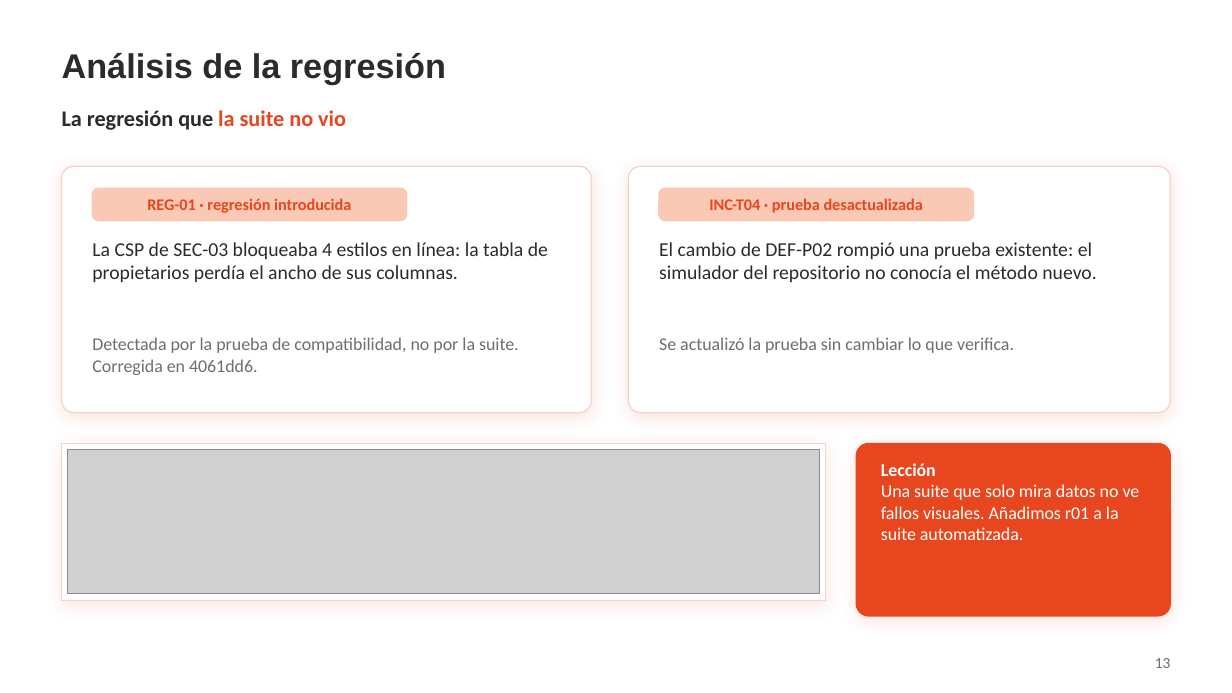
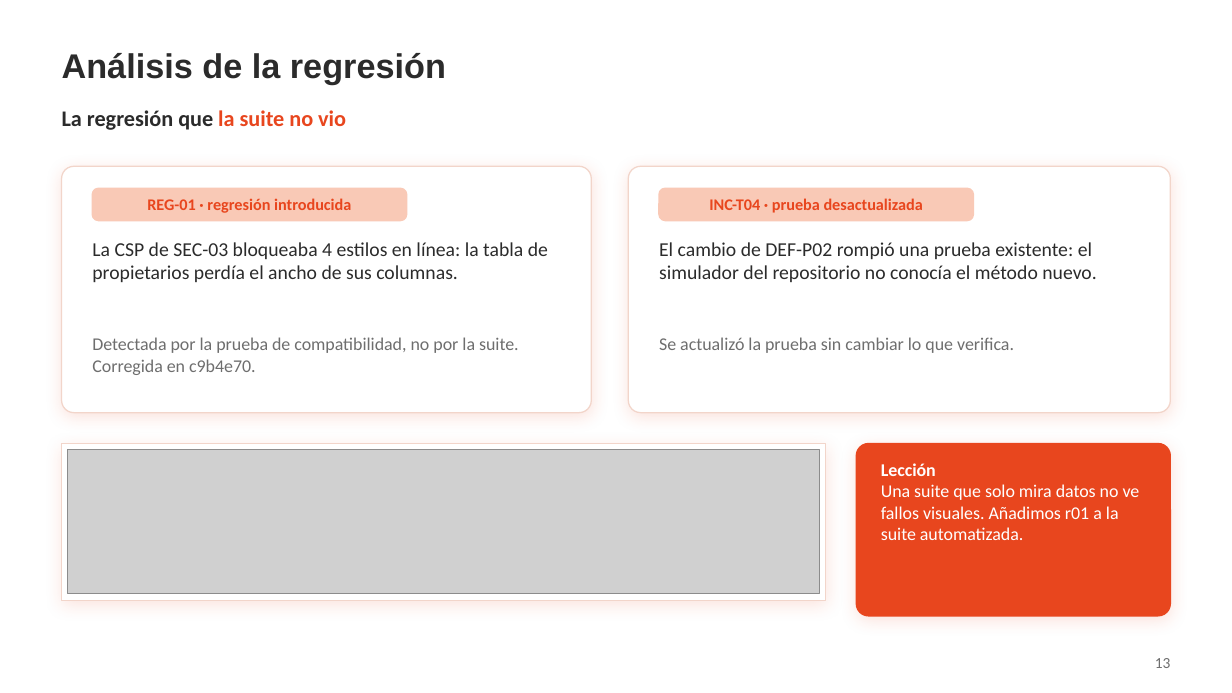
Before and after one commit to Mooneer17/spring-petclinic-apf2, a slide deck: slide 13 of presentacion/APF3_Presentacion.pptx. Drawn at 1232x693 pixels with LibreOffice and Linux fonts; fonts in the diff are those of the drawing; grey boxes stand for pictures; background and template pictures are left out. Boxes give left, top, right and bottom in pixels: in the first picture for what was removed or moved away, otherwise in the second. Text is boxed around its words. In the diff, an @@ line names an element or a change of style, - is before the commit and + after.

```diff
--- a/presentacion/APF3_Presentacion.pptx
+++ b/presentacion/APF3_Presentacion.pptx
@@ text at <box>92,337,519,375</box>: text changed @@
-Detectada por la prueba de compatibilidad, no por la suite. Corregida en 4061dd6.
+Detectada por la prueba de compatibilidad, no por la suite. Corregida en c9b4e70.
```
Also in this commit, not shown: 2 other slides changed, 8 other files.
